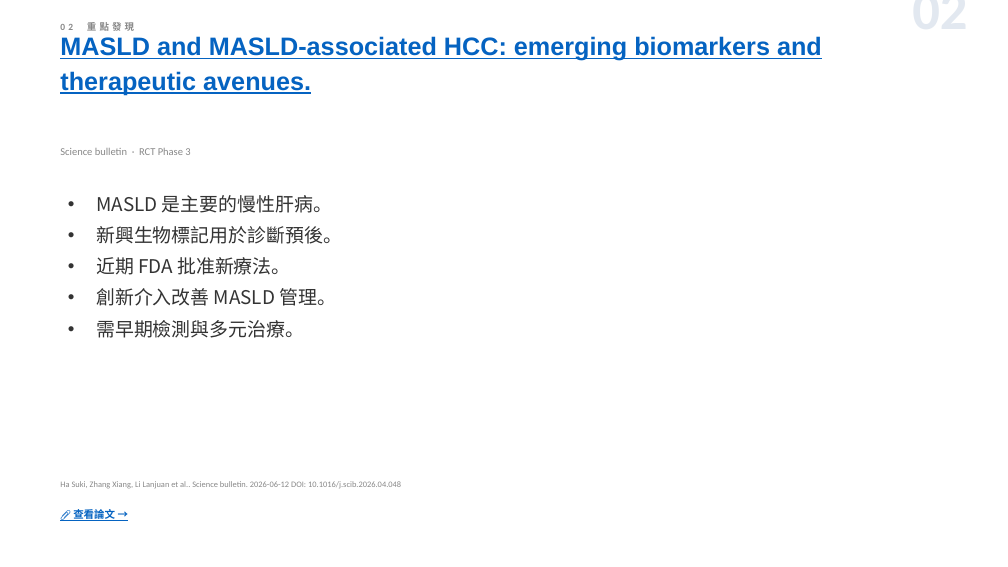
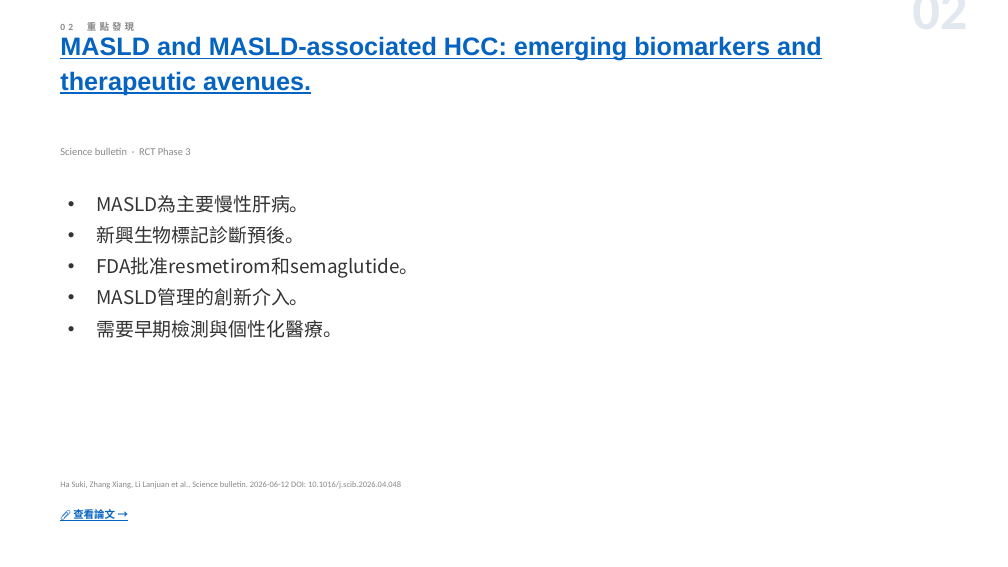
Before and after one commit to jejenhu-maker/hcc-weekly-digest, a slide deck: slide 4 of docs/digest-zh.pptx. Drawn at 1008x567 pixels with LibreOffice and Linux fonts; fonts in the diff are those of the drawing. Boxes give left, top, right and bottom in pixels: in the first picture for what was removed or moved away, otherwise in the second. Text is boxed around its words. In the diff, an @@ line names an element or a change of style, - is before the commit and + after.

```diff
--- a/docs/digest-zh.pptx
+++ b/docs/digest-zh.pptx
@@ text at (x1=96, y1=195, x2=418, y2=338): text changed @@
-• MASLD 是主要的慢性肝病。
-• 新興生物標記用於診斷預後。
-• 近期 FDA 批准新療法。
-• 創新介入改善 MASLD 管理。
-• 需早期檢測與多元治療。
+• MASLD為主要慢性肝病。
+• 新興生物標記診斷預後。
+• FDA批准resmetirom和semaglutide。
+• MASLD管理的創新介入。
+• 需要早期檢測與個性化醫療。
```
Also in this commit, not shown: 12 other slides changed, 1 slide added, 1 slide removed, 2 other files.
